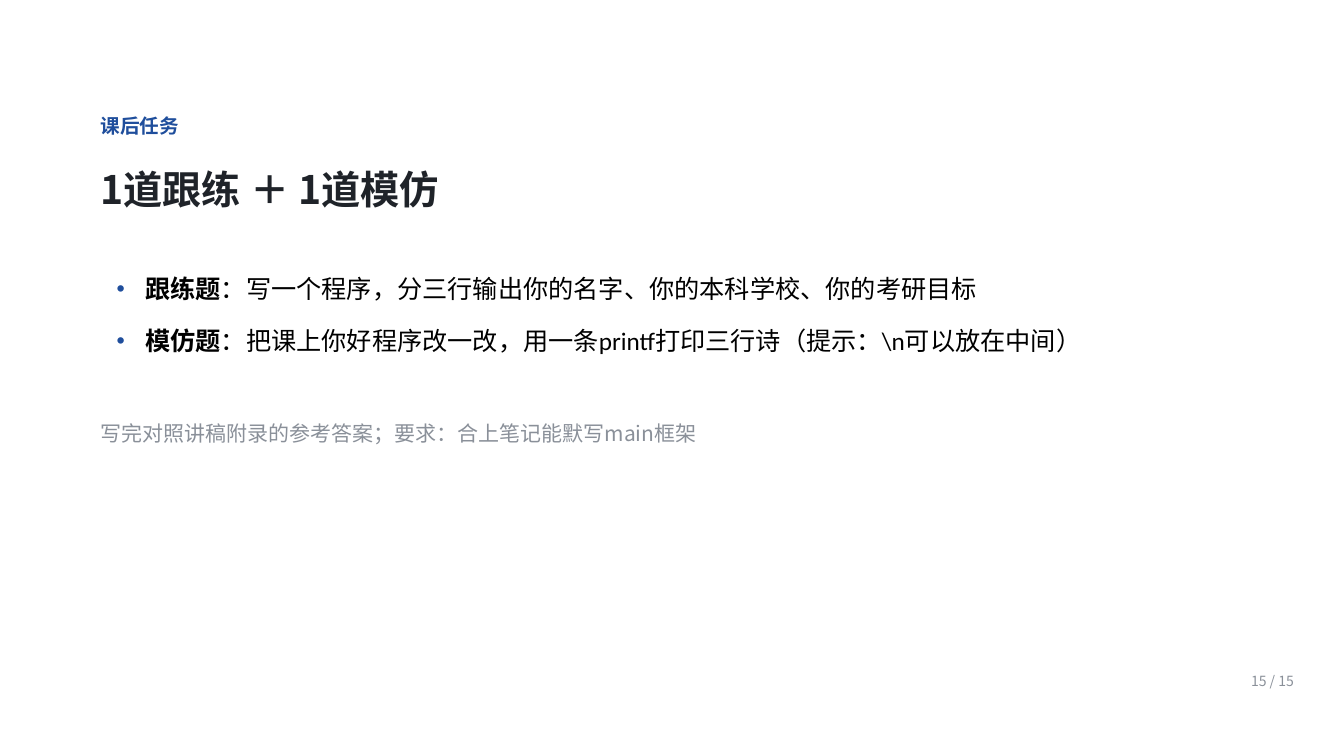
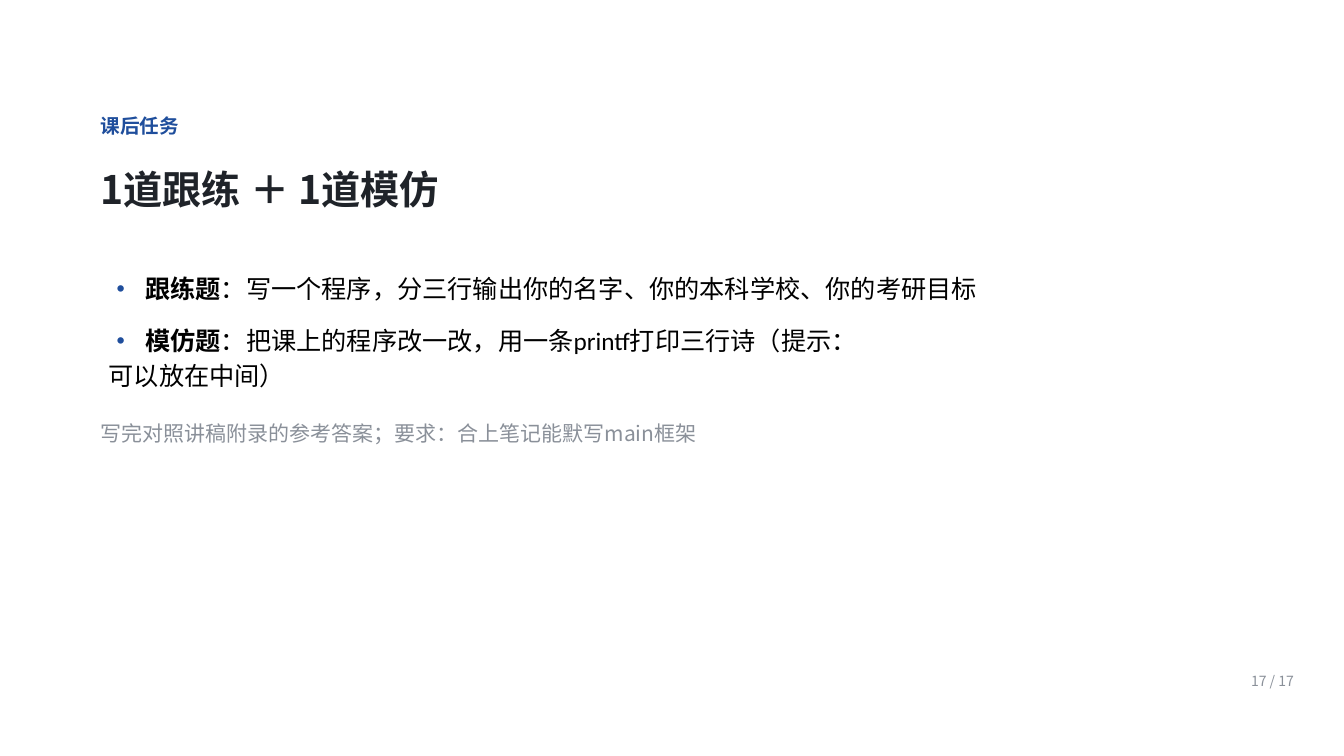
Before and after one commit to Ctrl1CandV/SpecialtyCourses, a slide deck: slide 17 of 课件/C1/C1-A-01/C1-A-01.pptx (slide 15 before the commit). Drawn at 1344x756 pixels with LibreOffice and Linux fonts; fonts in the diff are those of the drawing; background and template pictures are left out. Boxes give left, top, right and bottom in pixels: in the first picture for what was removed or moved away, otherwise in the second. Text is boxed around its words. In the diff, an @@ line names an element or a change of style, - is before the commit and + after.

```diff
--- a/课件/C1/C1-A-01/C1-A-01.pptx
+++ b/课件/C1/C1-A-01/C1-A-01.pptx
@@ text at (109, 328, 856, 388): text changed @@
-• 模仿题：把课上你好程序改一改，用一条printf打印三行诗（提示：\n可以放在中间）
+• 模仿题：把课上的程序改一改，用一条printf打印三行诗（提示：
+可以放在中间）
@@ text at (1251, 676, 1294, 686): text changed @@
-15 / 15
+17 / 17
```
Also in this commit, not shown: 13 other slides changed, 3 slides added, 1 slide removed, 35 other files.
